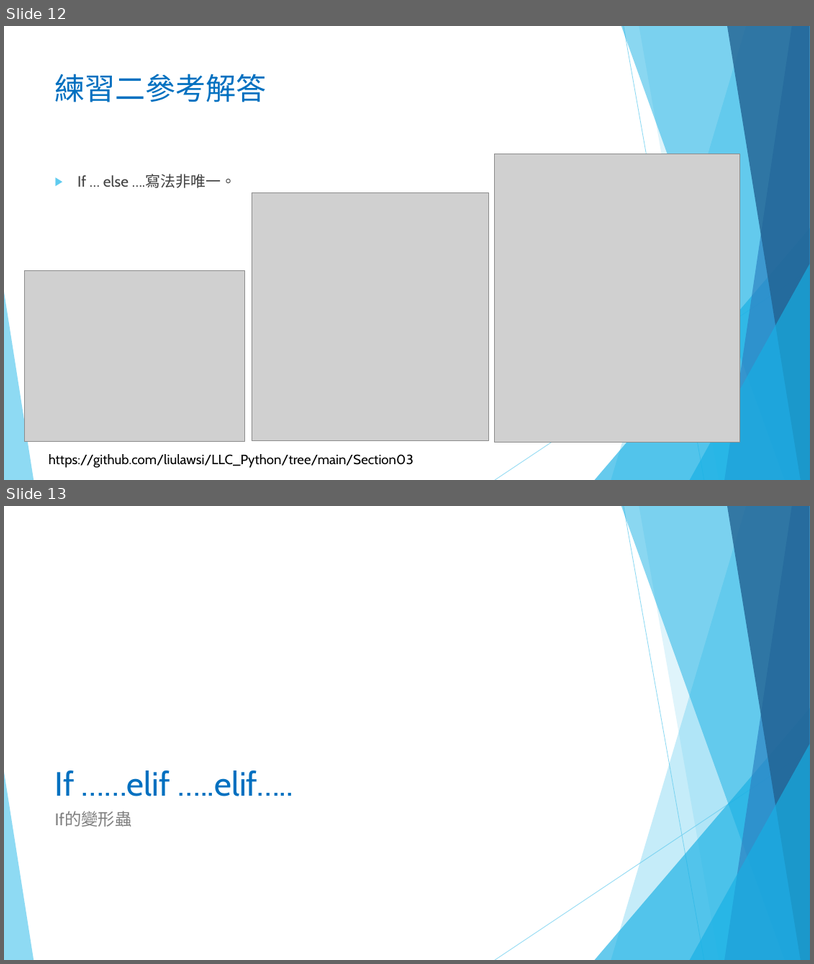
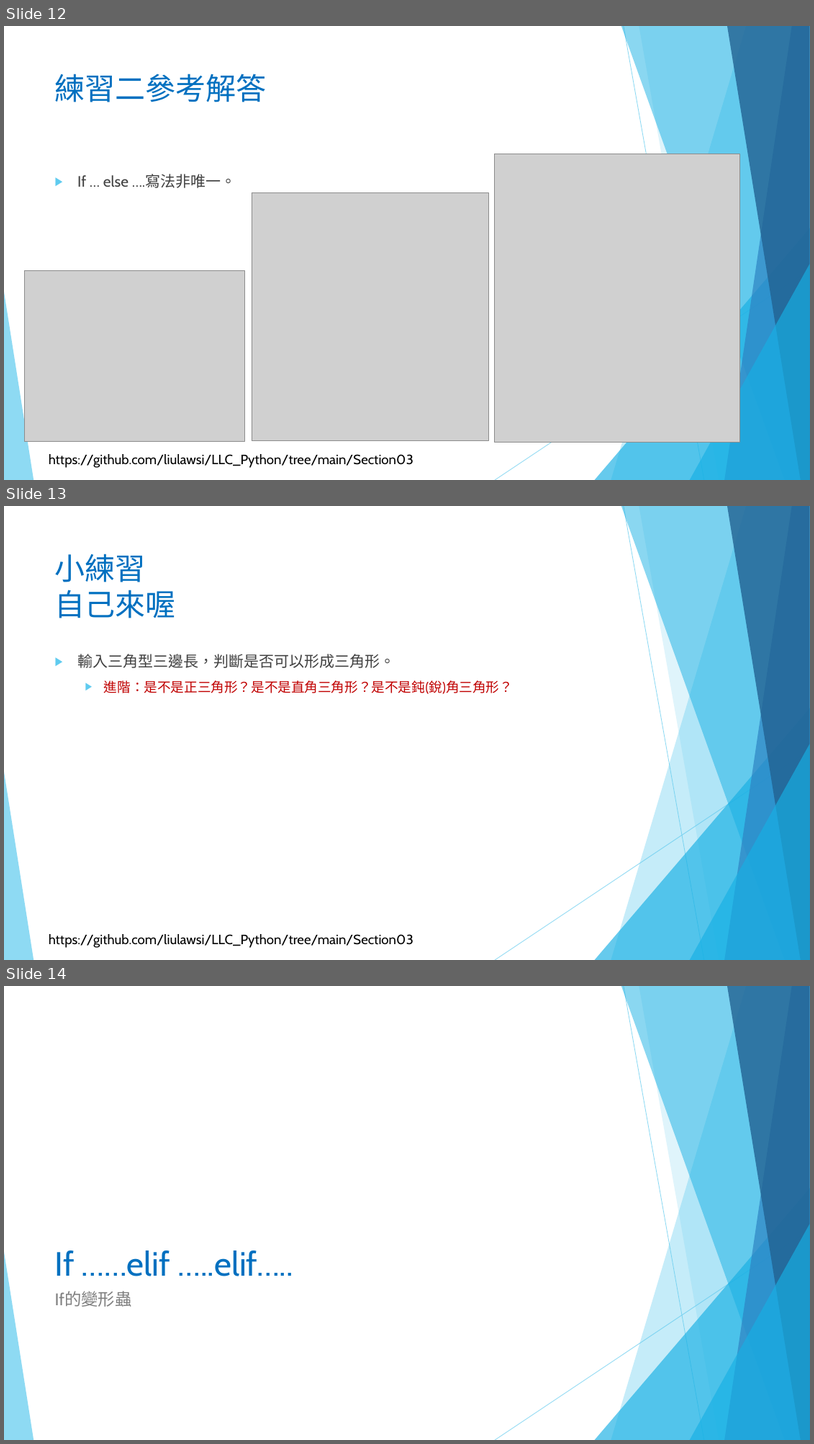
Before and after one commit to liulawsi/My_PPTs, a slide deck: LCC/Python/03_流程控制(分支).pptx. Shown one above the other, each under a label of ours: slides 12 and 13 before the commit, slides 12, 13 and 14 after it. The pictures are 814x964 and 814x1444 pixels, drawn with LibreOffice and Linux fonts; fonts in the diff are those of the drawing; grey boxes stand for pictures; background and template pictures are left out. Boxes give left, top, right and bottom in pixels: in the first picture for what was removed or moved away, otherwise in the second. Text is boxed around its words. In the diff, an @@ line names an element or a change of style, - is before the commit and + after.

```diff
--- a/LCC/Python/03_流程控制(分支).pptx
+++ b/LCC/Python/03_流程控制(分支).pptx
@@ slide 13 added at [4,506,810,960], background #FFFFFF; not listed: 11 template elements that a slide beside it also shows @@
@@ title added at [55,554,176,618], 36 pt, text #0070C0 @@
+小練習
+自己來喔
@@ text added at [77,654,513,694], 16 pt, text #C00000 @@
+▶ 輸入三角型三邊長，判斷是否可以形成三角形。
+  ▶ 進階：是不是正三角形？是不是直角三角形？是不是鈍(銳)角三角形？
@@ what was slide 13 is now slide 14 @@
```
Also in this commit, not shown: 3 slides changed, 6 other files.
